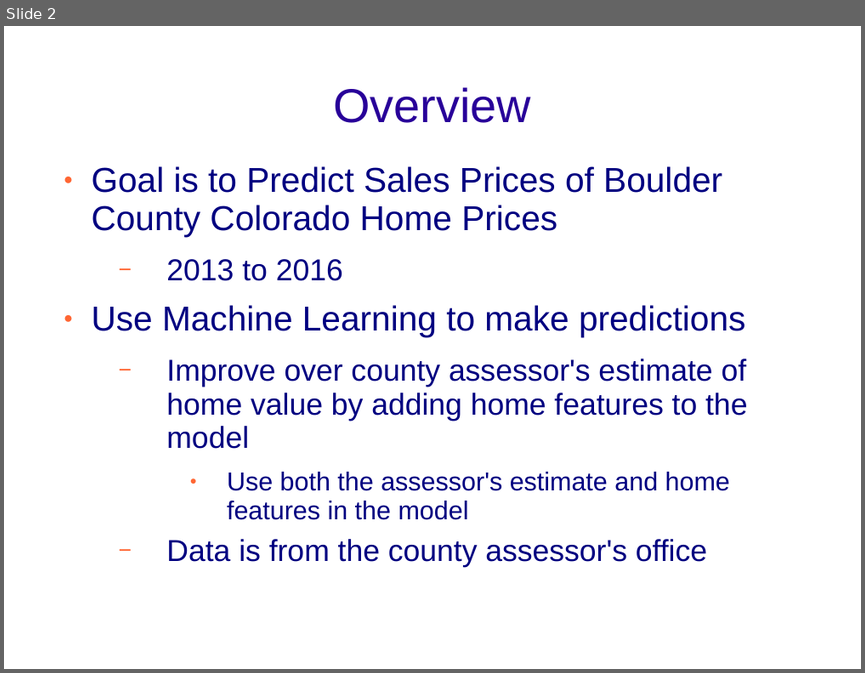
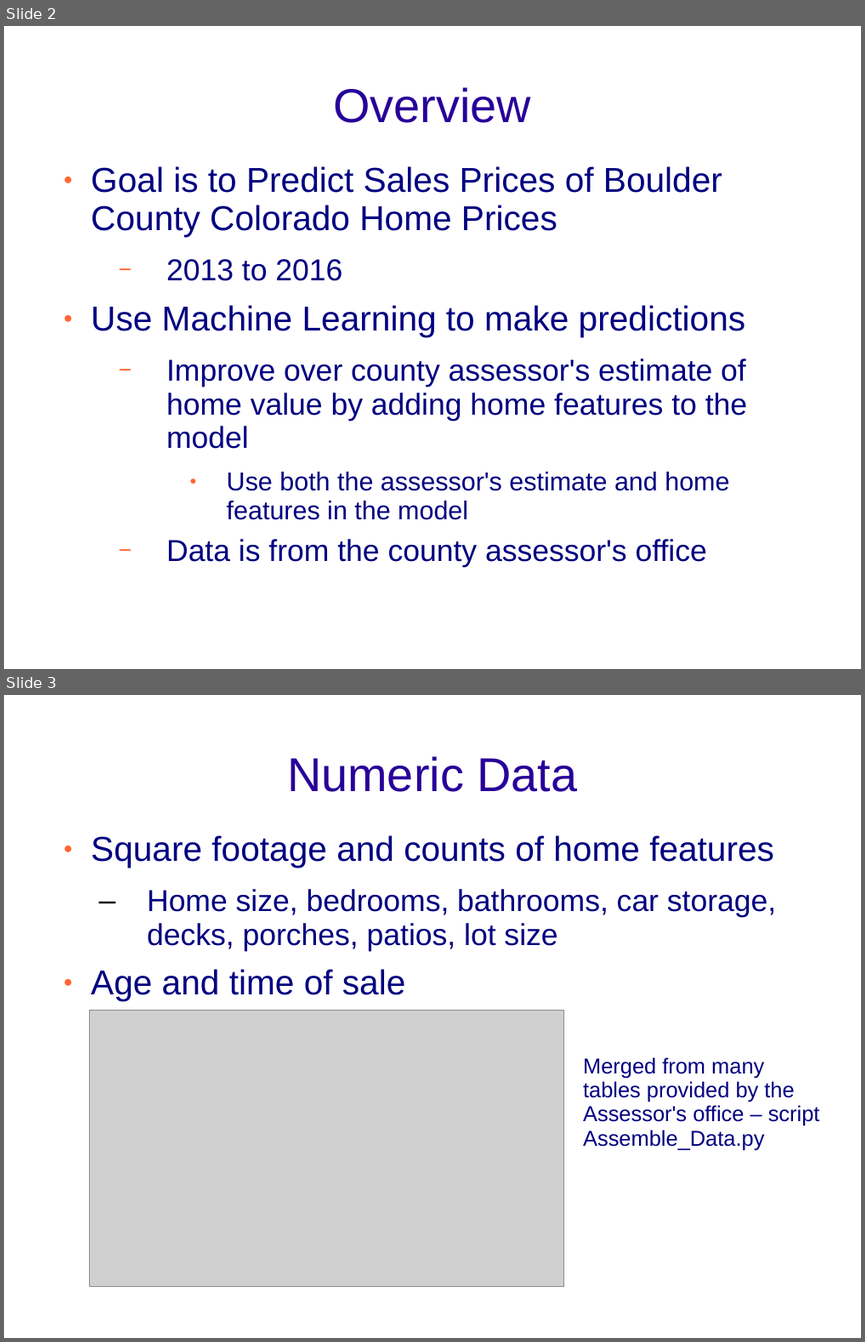
Before and after one commit to Vettejeep/Boulder_County_Home_Prices, a slide deck: MaherKevin.ppt. Shown one above the other, each under a label of ours: slide 2 before the commit, slides 2 and 3 after it. The pictures are 865x673 and 865x1342 pixels, drawn with LibreOffice and Linux fonts; fonts in the diff are those of the drawing; grey boxes stand for pictures; background and template pictures are left out. Boxes give left, top, right and bottom in pixels: in the first picture for what was removed or moved away, otherwise in the second. Text is boxed around its words. In the diff, an @@ line names an element or a change of style, - is before the commit and + after.

```diff
--- a/MaherKevin.ppt
+++ b/MaherKevin.ppt
@@ slide 3 added at [4, 695, 861, 1338], background picture (left out) @@
@@ title added at [287, 756, 577, 792], 44 pt, text #280099 @@
+Numeric Data
@@ text added at [91, 835, 776, 1001], 28 pt, text #000080 @@
+● Square footage and counts of home features
+  – Home size, bedrooms, bathrooms, car storage, decks, porches, patios, lot size
+● Age and time of sale
@@ picture added at [90, 1009, 564, 1287] @@
@@ text added at [583, 1057, 820, 1150], 20 pt, text #000080 @@
+Merged from many tables provided by the Assessor's office – script Assemble_Data.py
```
Also in this commit, not shown: 7 other slides changed, 1 other slide added, 1 other file.
